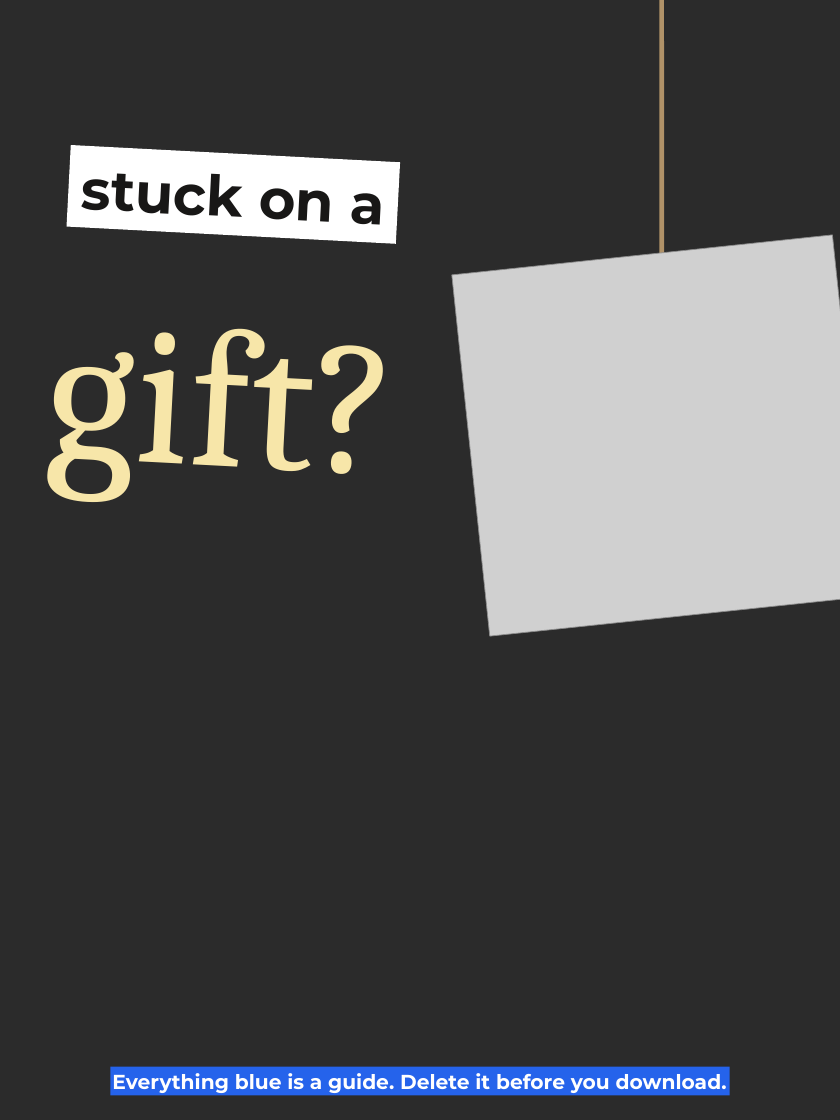
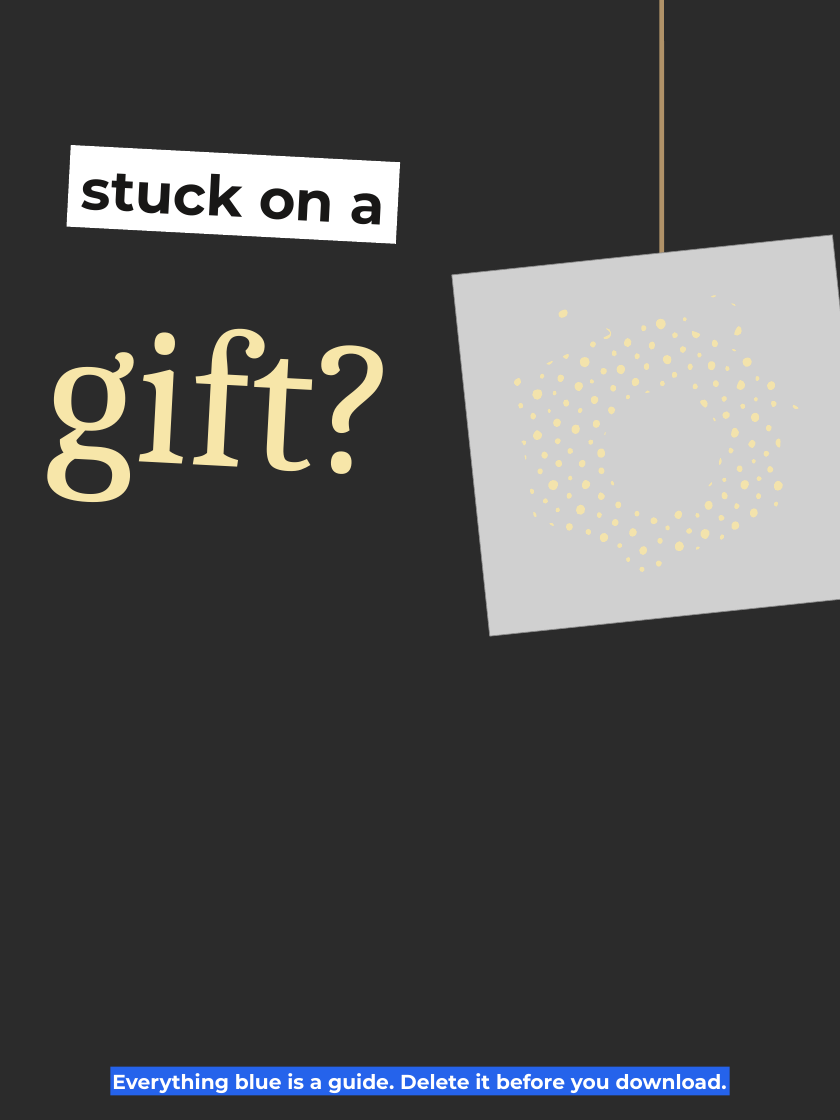
Before and after one commit to ScrollySocial/scrolly-engine, a slide deck: slide 1 of automation/reel-template-pack/10-three-people-to-gift-it-to/carousel/Template 10 - Three people to gift it to - Carousel.pptx. Drawn at 840x1120 pixels with LibreOffice and Linux fonts; fonts in the diff are those of the drawing; grey boxes stand for pictures; background and template pictures are left out; a plain dark background stands for a picture behind light text. Boxes give left, top, right and bottom in pixels: in the first picture for what was removed or moved away, otherwise in the second. Text is boxed around its words. In the diff, an @@ line names an element or a change of style, - is before the commit and + after.

```diff
--- a/automation/reel-template-pack/10-three-people-to-gift-it-to/carousel/Template 10 - Three people to gift it to - Carousel.pptx
+++ b/automation/reel-template-pack/10-three-people-to-gift-it-to/carousel/Template 10 - Three people to gift it to - Carousel.pptx
@@ freeform shape added at (x1=452, y1=235, x2=840, y2=636), fill #F7E6A9 at 90% opacity @@
```
Also in this commit, not shown: 5 other slides changed, 23 other files.
